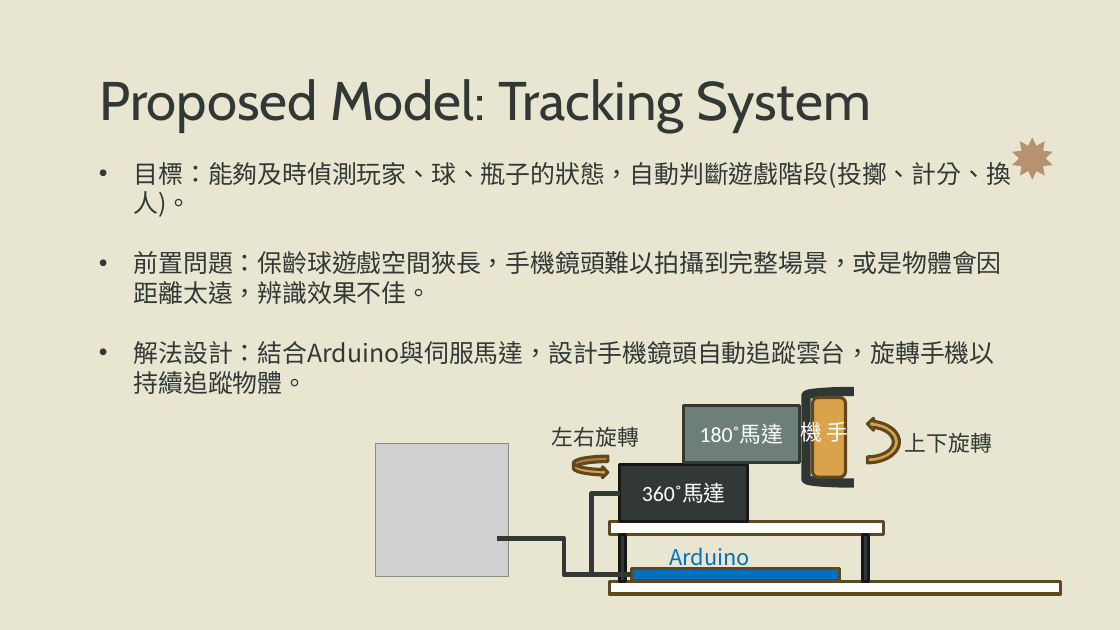
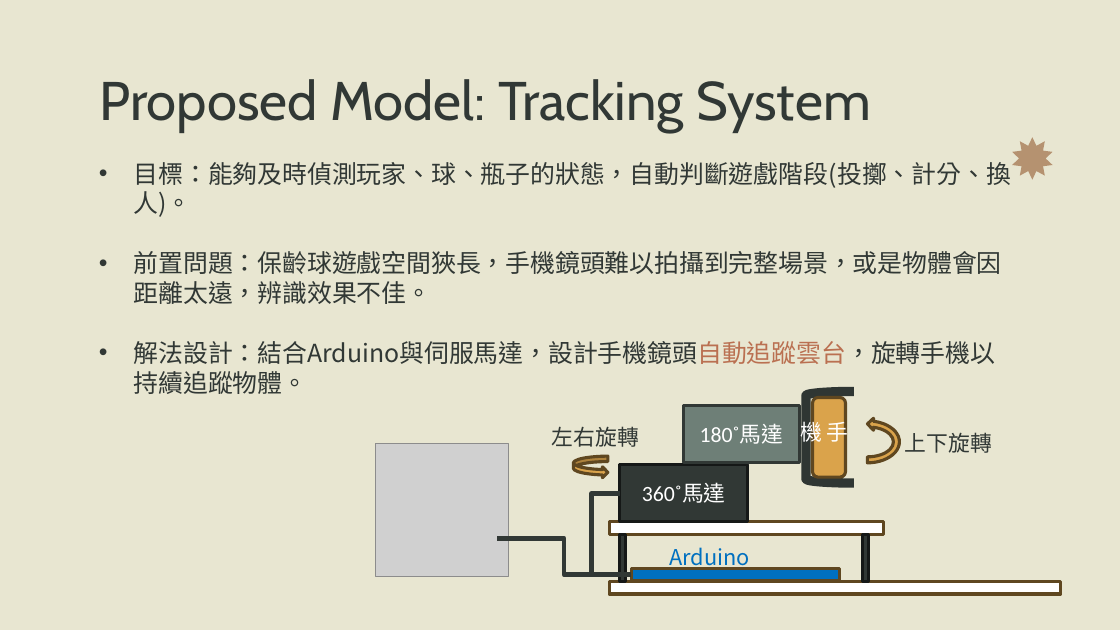
Before and after one commit to Ken0221/final_project_intro_to_ai, a slide deck: slide 10 of AI-final-presentation.pptx. Drawn at 1120x630 pixels with LibreOffice and Linux fonts; fonts in the diff are those of the drawing; grey boxes stand for pictures; background and template pictures are left out. Boxes give left, top, right and bottom in pixels: in the first picture for what was removed or moved away, otherwise in the second. Text is boxed around its words. In the diff, an @@ line names an element or a change of style, - is before the commit and + after.

```diff
--- a/AI-final-presentation.pptx
+++ b/AI-final-presentation.pptx
@@ text at [134, 341, 995, 394]: text colour #313835 to #BA7051 in "解法設計：結合Arduino與伺服馬達，設計手機鏡頭自動追蹤雲台，旋轉手機以持續追蹤物體。" @@
```
Also in this commit, not shown: 5 other slides changed.
